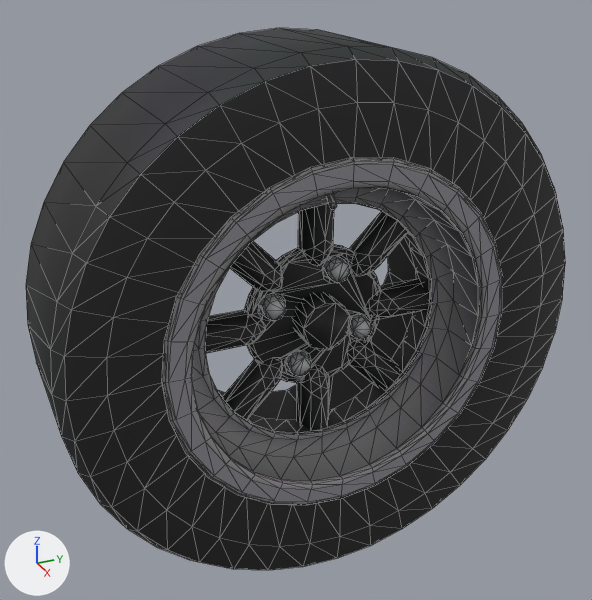
The glTF model game/assets/rally/ford_escort_rs2000_1971/ford_escort_rs2000_1971_wheel_rear_right.glb, before and after one commit.
Camera for both pictures: a camera (50 mm lens) standing at (0.702, -0.328, 0.362) and looking at (-0.008, -0.009, 0.007). Lighting does not change. The marker at lower left points along +X, +Y and +Z. The first picture is the older version. Mesh edges are drawn as thin lines. Vertices at exactly the same position are counted once.

The scene before the commit, as lines of its bpy script (objects in view):
```python
me_escortmk1_wheel_rear_rightmesh = bpy.data.meshes.new('EscortMk1_Wheel_rear_rightMesh')
me_escortmk1_wheel_rear_rightmesh.from_pydata(...)  # 1152 vertices, 1948 faces; spans x -0.092..0.092, y -0.271..0.271, z -0.271..0.271
me_escortmk1_wheel_rear_rightmesh.materials.append(mat_escortmk1wheel_rear_right_stylized_psx)  # picture img_escort_mk1_wheel_rear_right_stylized_psx_512
ob_escortmk1_wheel_rear_right = bpy.data.objects.new('EscortMk1_Wheel_rear_right', me_escortmk1_wheel_rear_rightmesh)
ob_escortmk1_wheel_rear_right.location = (0.0, 0.0, 0.0)
```
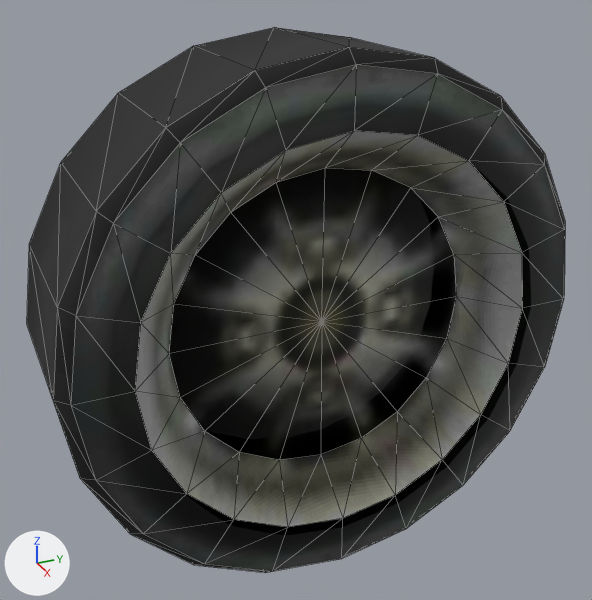
Boxes (x1, y1, x2, y2) around the edits, measured in the pictures (592 x 600 px):
```json
{"object": "EscortMk1_Wheel_rear_right", "change": "reshaped", "before": [26, 28, 565, 570], "after": [27, 27, 565, 573]}
{"part": 1, "of": "me_escortmk1_wheel_rear_rightmesh", "change": "rebuilt", "before": [162, 158, 502, 505], "after": [27, 27, 565, 573]}
{"part": 2, "of": "me_escortmk1_wheel_rear_rightmesh", "change": "deleted", "before": [26, 28, 565, 570]}
```

Edits to the scene script, one JSON object a line:
```json
{"op": "add", "block": "img_escort_minilite_psx", "code": ["img_escort_minilite_psx = load_image('escort_minilite_psx', '_unpacked/escort_minilite_psx', 256, 256, 'sRGB')"]}
{"op": "add", "block": "mat_escort_rs2000_wheel_psx", "code": ["mat_escort_rs2000_wheel_psx = principled_material('escort_rs2000_Wheel_PSX')", "mat_escort_rs2000_wheel_psx.texture = img_escort_minilite_psx", "mat_escort_rs2000_wheel_psx.roughness = 0.82"]}
{"block": "me_escortmk1_wheel_rear_rightmesh", "where": "# used by ob_escortmk1_wheel_rear_right; location = (0.0, 0.0, 0.0)"}
{"op": "remove", "block": "me_escortmk1_wheel_rear_rightmesh", "code": "me_escortmk1_wheel_rear_rightmesh.from_pydata(...)  # 1152 vertices, 1948 faces; spans x -0.092..0.092, y -0.271..0.271, z -0.271..0.271"}
{"op": "remove", "block": "me_escortmk1_wheel_rear_rightmesh", "code": "me_escortmk1_wheel_rear_rightmesh.materials.append(mat_escortmk1wheel_rear_right_stylized_psx)  # picture img_escort_mk1_wheel_rear_right_stylized_psx_512"}
{"op": "add", "block": "me_escortmk1_wheel_rear_rightmesh", "code": "me_escortmk1_wheel_rear_rightmesh.from_pydata(...)  # 162 vertices, 320 faces; spans x -0.092..0.092, y -0.271..0.271, z -0.271..0.271"}
{"block": "me_escortmk1_wheel_rear_rightmesh", "change": "me_escortmk1_wheel_rear_rightmesh part 1: the loose piece of 364 vertices spanning x -0.09..0.092, y -0.181..0.181, z -0.181..0.181 is rebuilt with 162 vertices and now spans x -0.092..0.092, y -0.271..0.271, z -0.271..0.271, in mat_escort_rs2000_wheel_psx (picture img_escort_minilite_psx)"}
{"block": "me_escortmk1_wheel_rear_rightmesh", "change": "me_escortmk1_wheel_rear_rightmesh part 2: 13 loose pieces with 788 vertices, spanning x -0.092..0.092, y -0.271..0.271, z -0.271..0.271, are deleted"}
{"op": "add", "block": "me_escortmk1_wheel_rear_rightmesh", "code": "me_escortmk1_wheel_rear_rightmesh.materials.append(mat_escort_rs2000_wheel_psx)  # picture img_escort_minilite_psx"}
```
